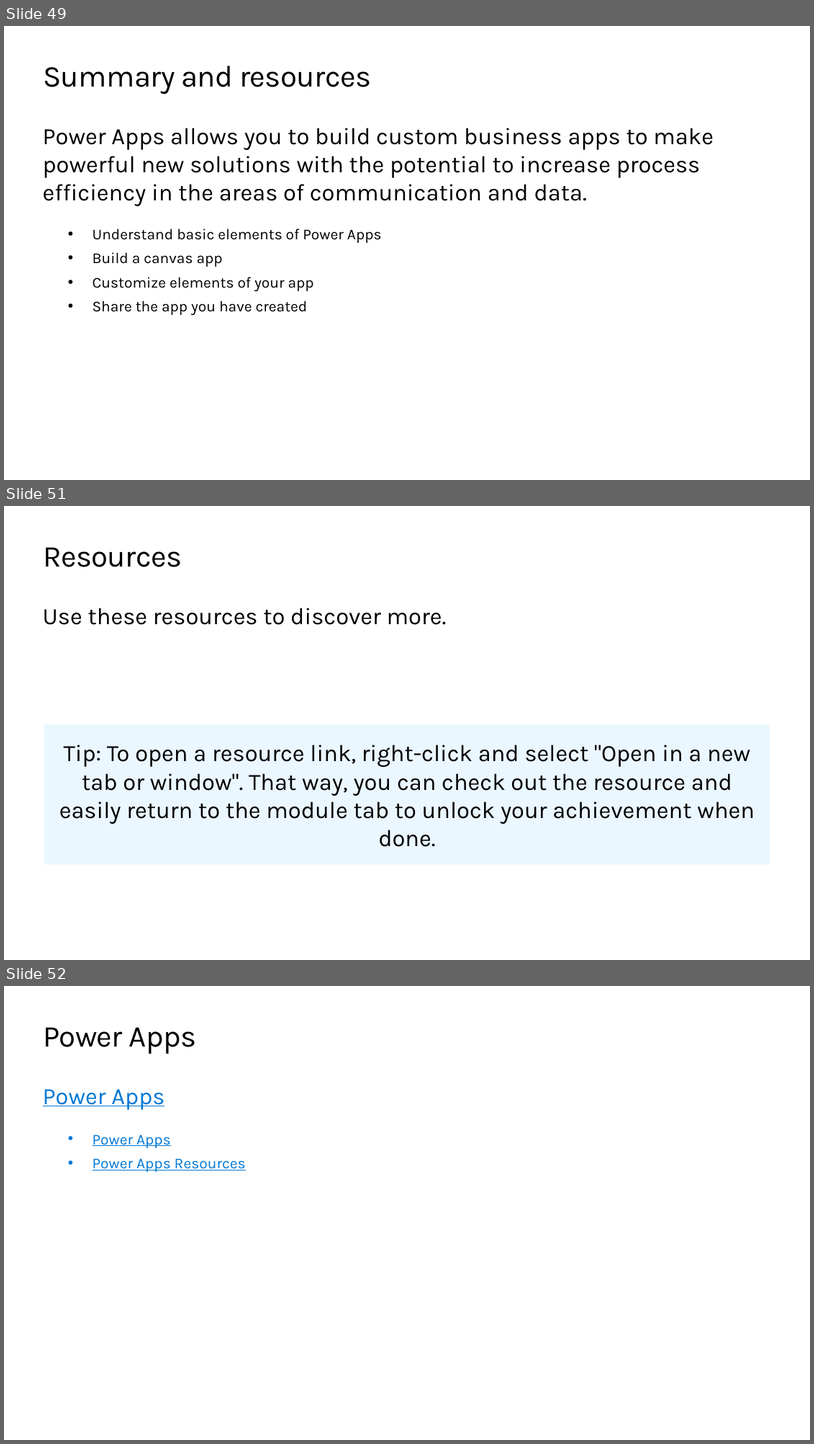
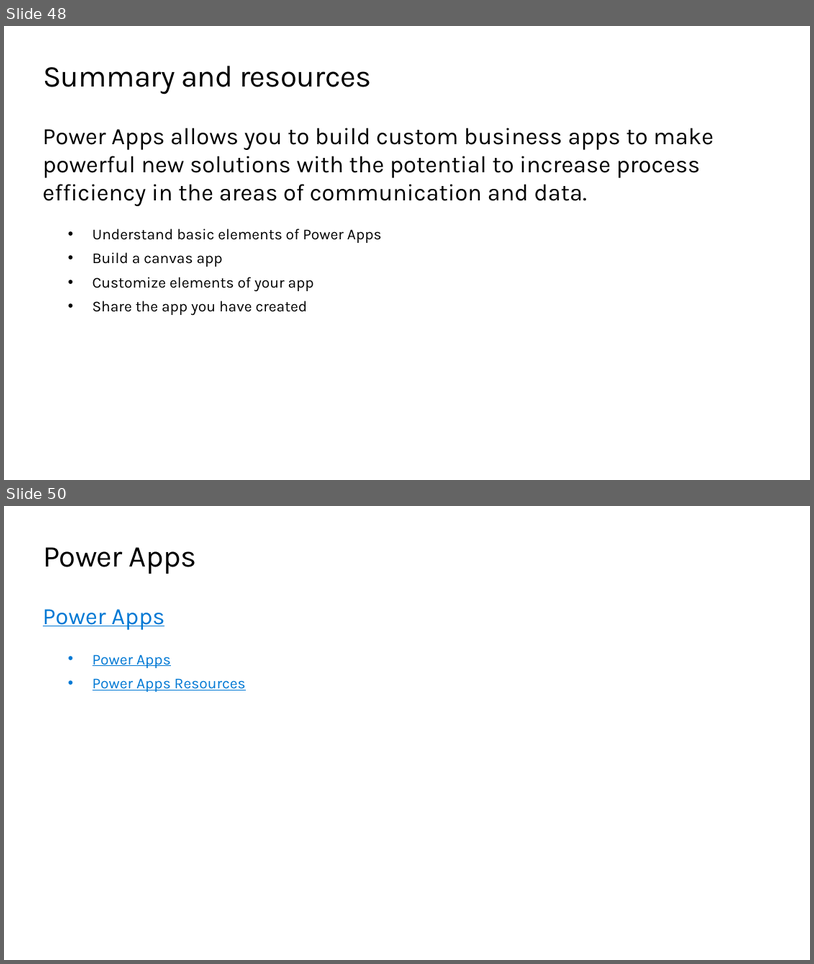
Before and after one commit to microsoft/workshop-library, a slide deck: full/power-platform-canvas-app/slides.pptx. Shown one above the other, each under a label of ours: slides 49, 51 and 52 before the commit, slides 48 and 50 after it; the slides between them are not shown. The pictures are 814x1444 and 814x964 pixels, drawn with LibreOffice and Linux fonts; fonts in the diff are those of the drawing; background and template pictures are left out. Boxes give left, top, right and bottom in pixels: in the first picture for what was removed or moved away, otherwise in the second. Text is boxed around its words. In the diff, an @@ line names an element or a change of style, - is before the commit and + after.

```diff
--- a/full/power-platform-canvas-app/slides.pptx
+++ b/full/power-platform-canvas-app/slides.pptx
@@ slide 51 removed at (x1=4, y1=506, x2=810, y2=960), background #FFFFFF @@
@@ title removed at (x1=43, y1=547, x2=182, y2=567) @@
-Resources
@@ text removed at (x1=43, y1=608, x2=447, y2=625) @@
-Use these resources to discover more.
@@ rectangle removed at (x1=44, y1=724, x2=771, y2=864) @@
-Tip: To open a resource link, right-click and select "Open in a new tab or window". That way, you can check out the resource and easily return to the module tab to unlock your achievement when done.
@@ what was slide 49 is now slide 48 @@
@@ what was slide 52 is now slide 50 @@
```
Also in this commit, not shown: 5 slides changed, 1 slide added, 2 other slides removed.
